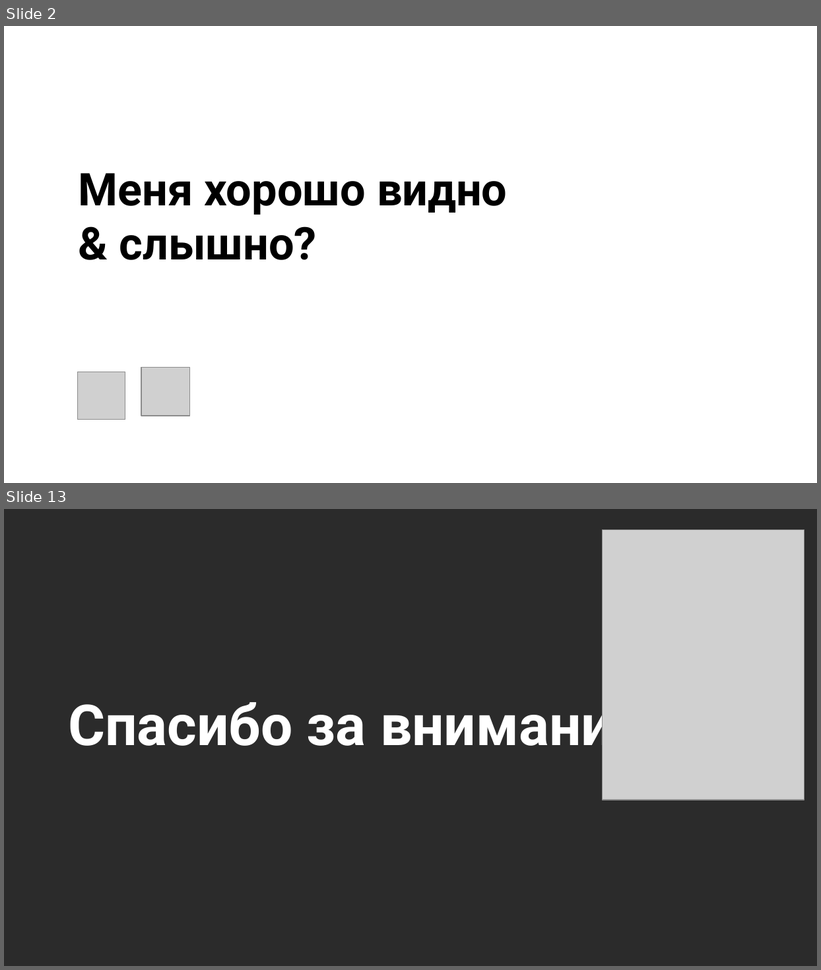
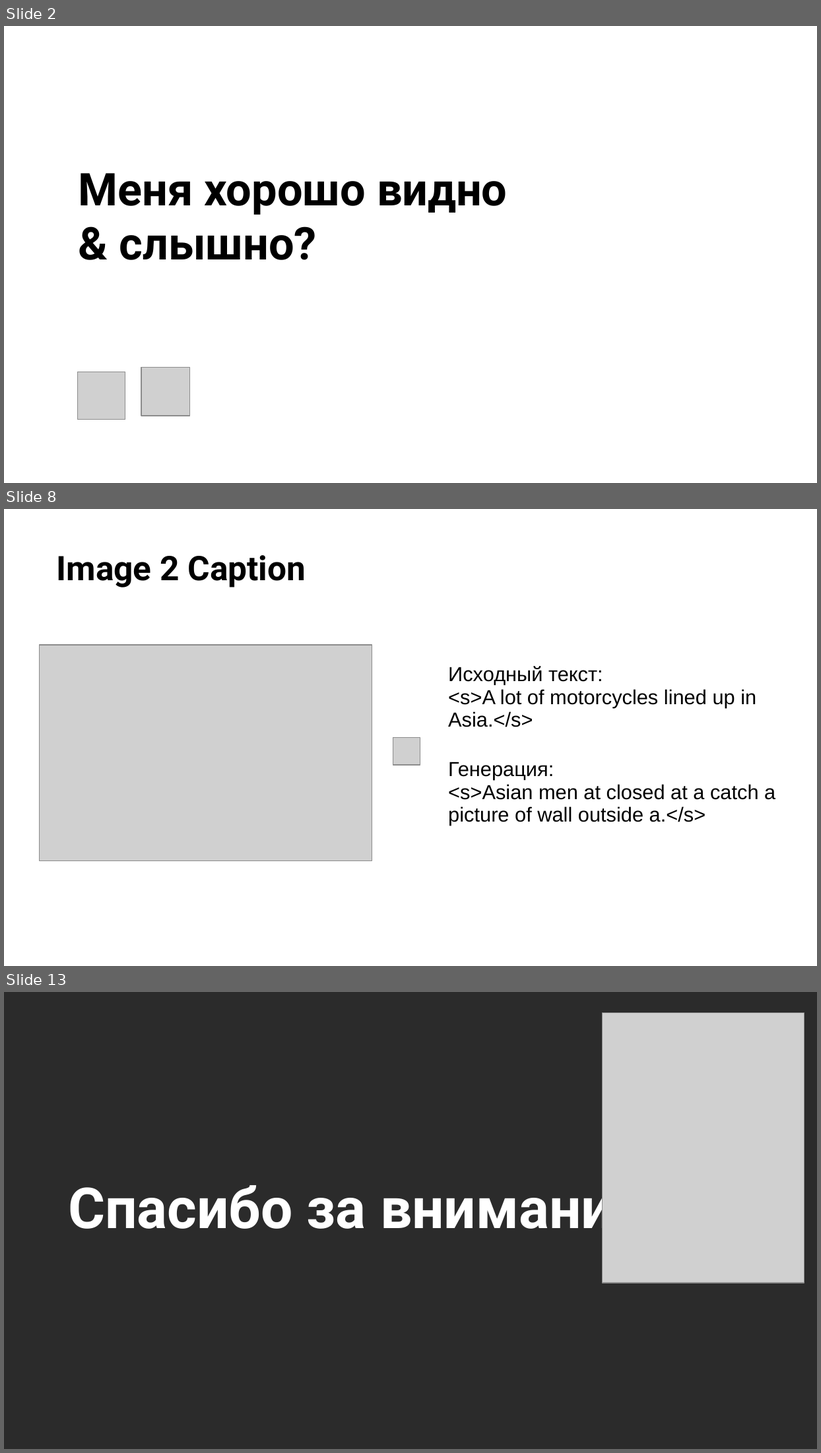
Before and after one commit to XR443/psychic-spoon, a slide deck: Презентация.odp. Shown one above the other, each under a label of ours: slides 2 and 13 before the commit, slides 2, 8 and 13 after it; the slides between them are not shown. The pictures are 821x970 and 821x1453 pixels, drawn with LibreOffice and Linux fonts; fonts in the diff are those of the drawing; grey boxes stand for pictures; background and template pictures are left out; a plain dark background stands for a picture behind light text. Boxes give left, top, right and bottom in pixels: in the first picture for what was removed or moved away, otherwise in the second. Text is boxed around its words. In the diff, an @@ line names an element or a change of style, - is before the commit and + after.

Commit message:
небольшое причесывание кода, удаление неиспользуемого + презентация + текст

```diff
--- a/Презентация.odp
+++ b/Презентация.odp
@@ slide 8 added at box(4, 509, 817, 966), background picture (left out) @@
@@ title added at box(57, 555, 306, 588), 30 pt, text #000000, bold @@
+Image 2 Caption
@@ picture added at box(40, 645, 372, 861) @@
@@ table added at box(446, 656, 787, 846), 2 rows, 1 columns @@
+Исходный текст: / <s>A lot of motorcycles lined up in Asia.</s>
+Генерация: / <s>Asian men at closed at a catch a picture of wall outside a.</s>
@@ picture added at box(393, 737, 420, 764) @@
```
Also in this commit, not shown: 6 slides changed, 3 other slides added, 37 slides removed, 6 other files.
